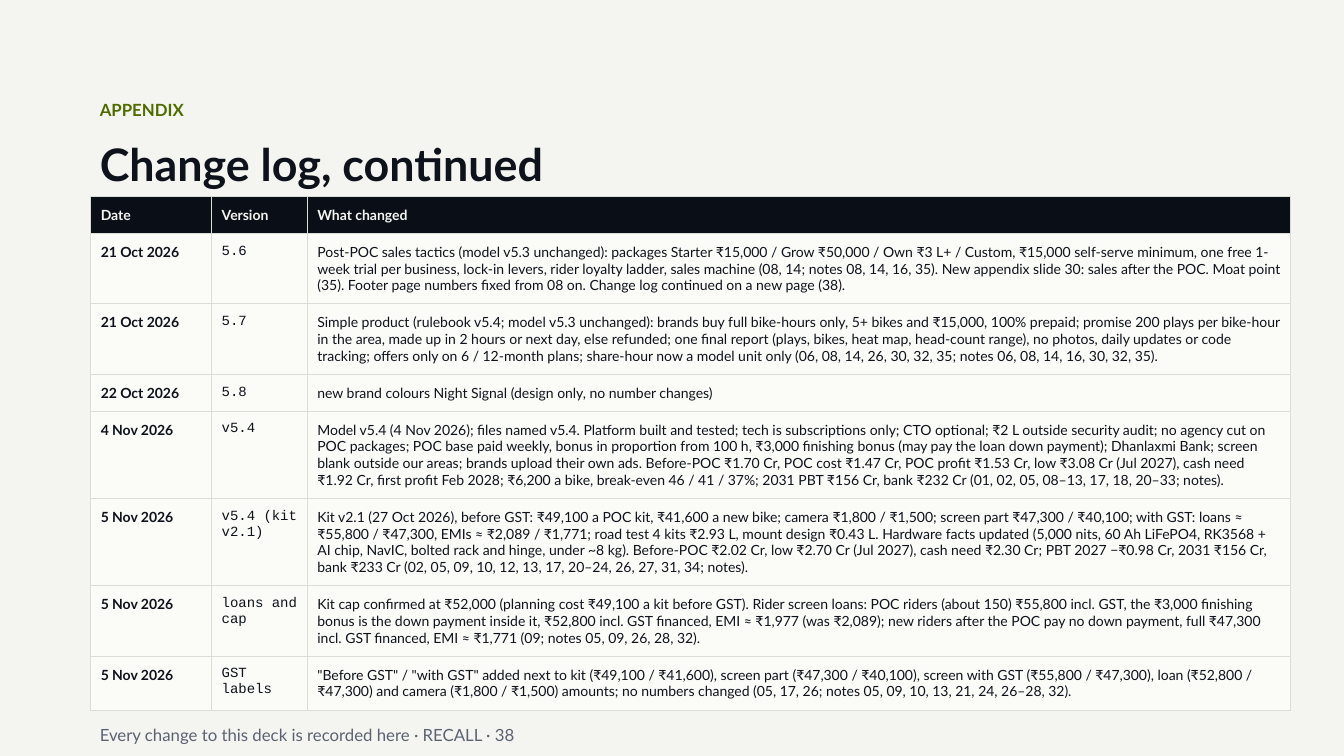
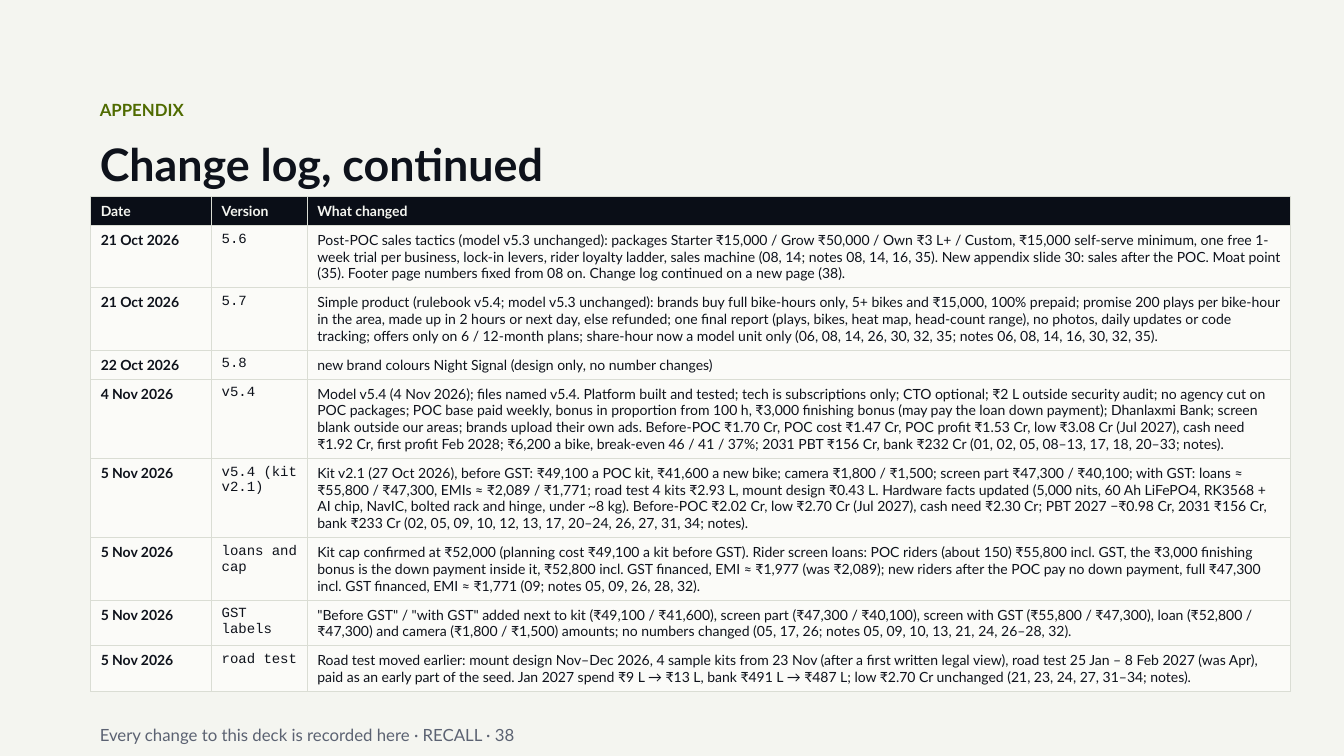
Before and after one commit to Picorus/recall-platform, a slide deck: slide 38 of docs/investor/01_RECALL_Investor_Deck_v5.4.pptx. Drawn at 1344x756 pixels with LibreOffice and Linux fonts; fonts in the diff are those of the drawing. Boxes give left, top, right and bottom in pixels: in the first picture for what was removed or moved away, otherwise in the second. Text is boxed around its words. In the diff, an @@ line names an element or a change of style, - is before the commit and + after.

```diff
--- a/docs/investor/01_RECALL_Investor_Deck_v5.4.pptx
+++ b/docs/investor/01_RECALL_Investor_Deck_v5.4.pptx
@@ table at (91, 197, 1291, 689) @@
+row 9: 5 Nov 2026 | road test | Road test moved earlier: mount design Nov–Dec 2026, 4 sample kits from 23 Nov (after a first written legal view), road test 25 Jan – 8 Feb 2027 (was Apr), paid as an early part of the seed. Jan 2027 spend ₹9 L → ₹13 L, bank ₹491 L → ₹487 L; low ₹2.70 Cr unchanged (21, 23, 24, 27, 31–34; notes).
```
Also in this commit, not shown: 8 other slides changed, 9 other files.
